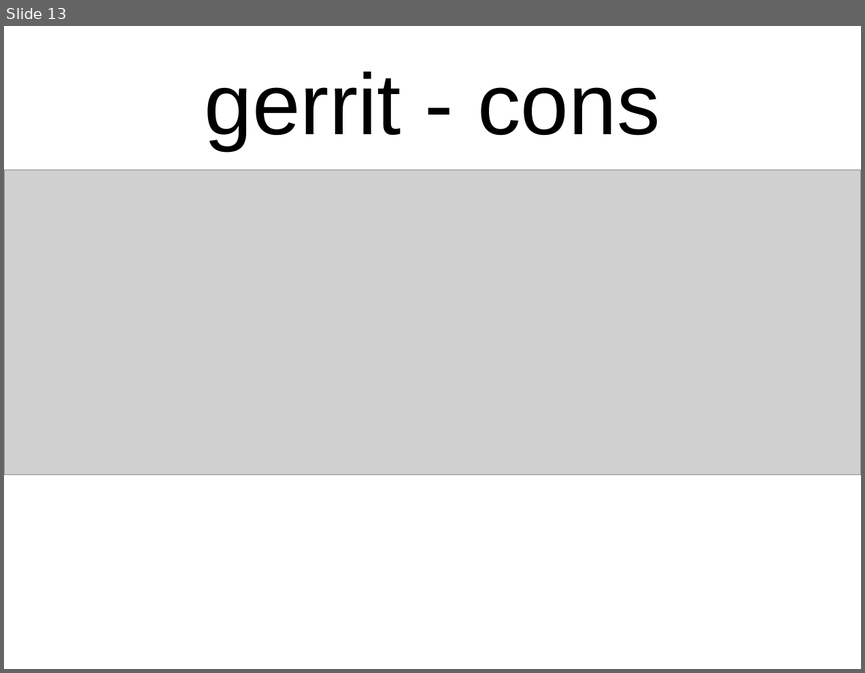
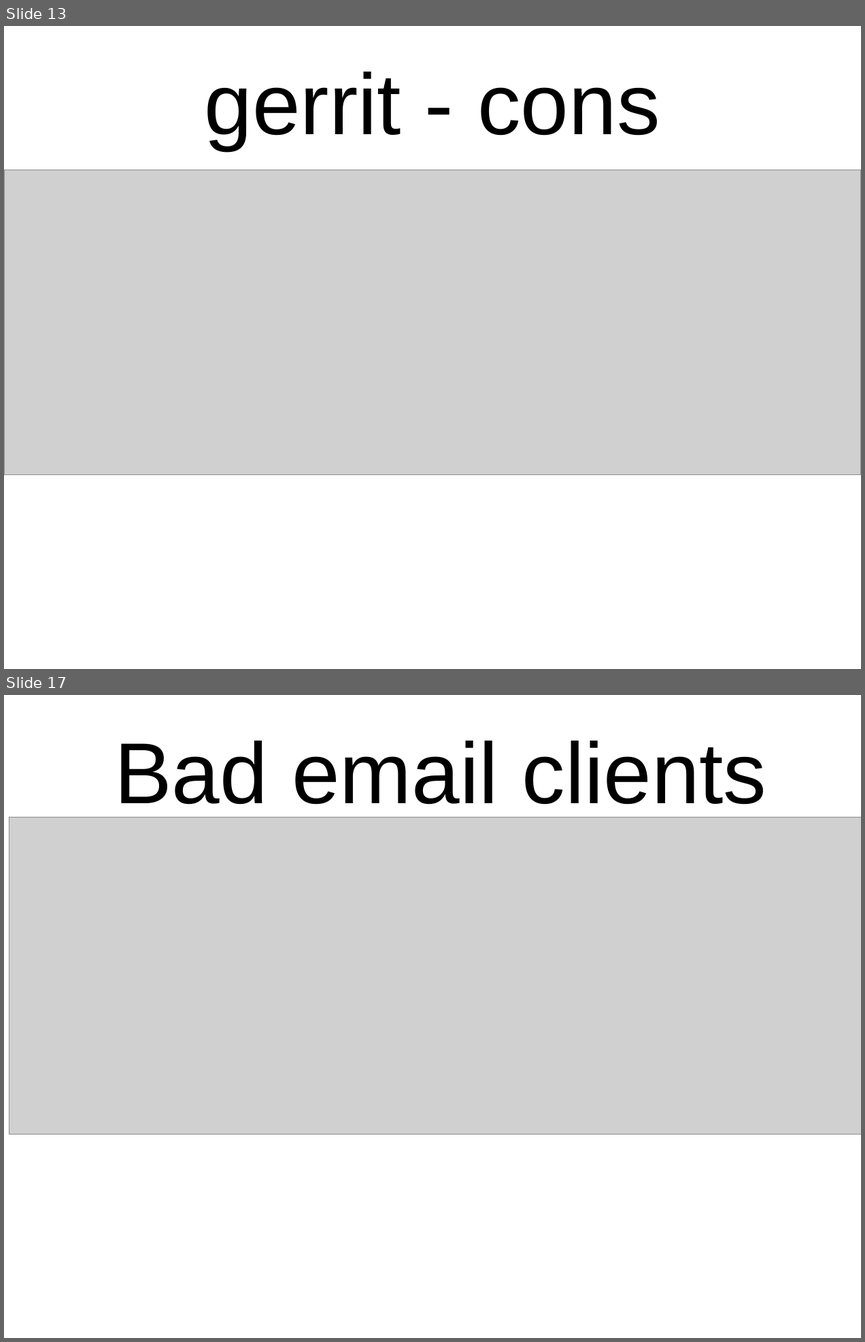
Before and after one commit to gregkh/presentation-stone-tools, a slide deck: stone-tools.odp. Shown one above the other, each under a label of ours: slide 13 before the commit, slides 13 and 17 after it; the slides between them are not shown. The pictures are 865x673 and 865x1342 pixels, drawn with LibreOffice and Linux fonts; fonts in the diff are those of the drawing; grey boxes stand for pictures. Boxes give left, top, right and bottom in pixels: in the first picture for what was removed or moved away, otherwise in the second. Text is boxed around its words. In the diff, an @@ line names an element or a change of style, - is before the commit and + after.

```diff
--- a/stone-tools.odp
+++ b/stone-tools.odp
@@ slide 17 added at [4, 695, 861, 1338], background #FFFFFF @@
@@ text added at [114, 741, 767, 819], 80 pt, text #000000 @@
+Bad email clients
@@ picture added at [9, 817, 861, 1134] @@
```
Also in this commit, not shown: 1 slide changed, 4 other slides added, 25 slides removed, 5 other files.
